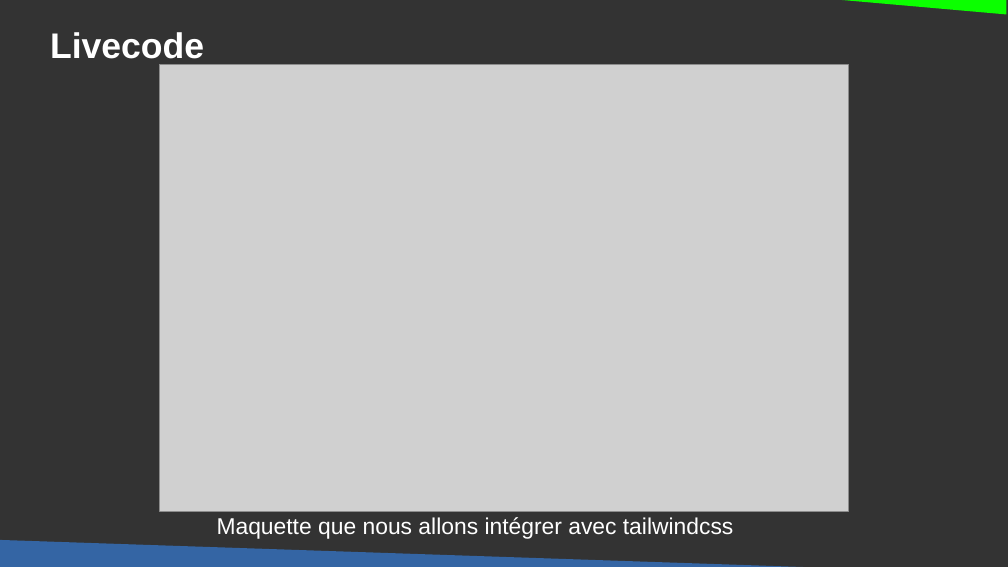
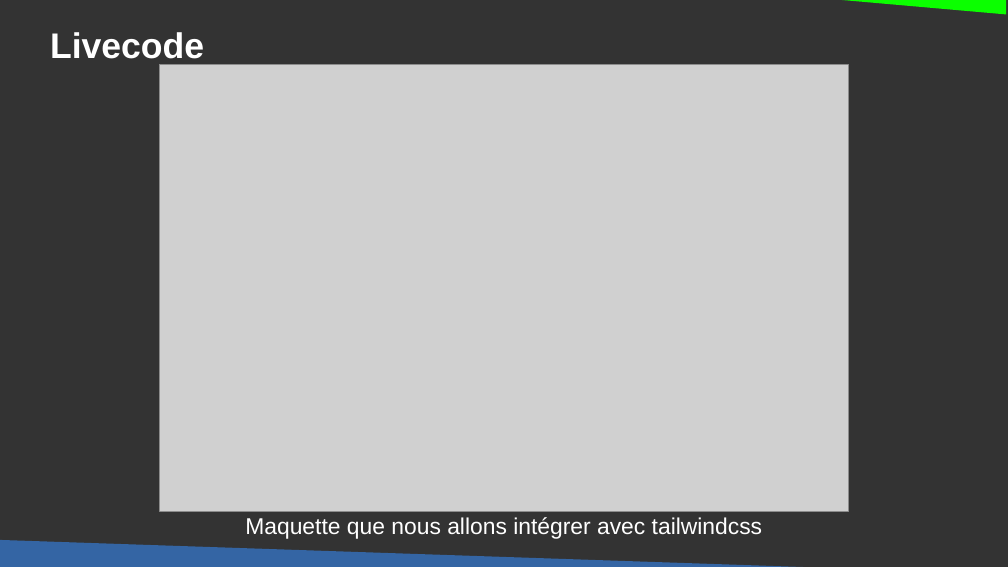
Before and after one commit to DanYellow/cours, a slide deck: slide 21 of integration-web-s2/cours-magistraux/numero-1/presentation.odp. Drawn at 1008x567 pixels with LibreOffice and Linux fonts; fonts in the diff are those of the drawing; grey boxes stand for pictures. Boxes give left, top, right and bottom in pixels: in the first picture for what was removed or moved away, otherwise in the second. Text is boxed around its words. In the diff, an @@ line names an element or a change of style, - is before the commit and + after.

```diff
--- a/integration-web-s2/cours-magistraux/numero-1/presentation.odp
+++ b/integration-web-s2/cours-magistraux/numero-1/presentation.odp
@@ text "Maquette que nous allons intégrer ...": place and size @@
-text "Maquette que nous allons intégrer ..." at (217,517,733,539)
+text "Maquette que nous allons intégrer ..." at (245,517,762,539)
```
Also in this commit, not shown: 2 other slides changed, 1 other file.
